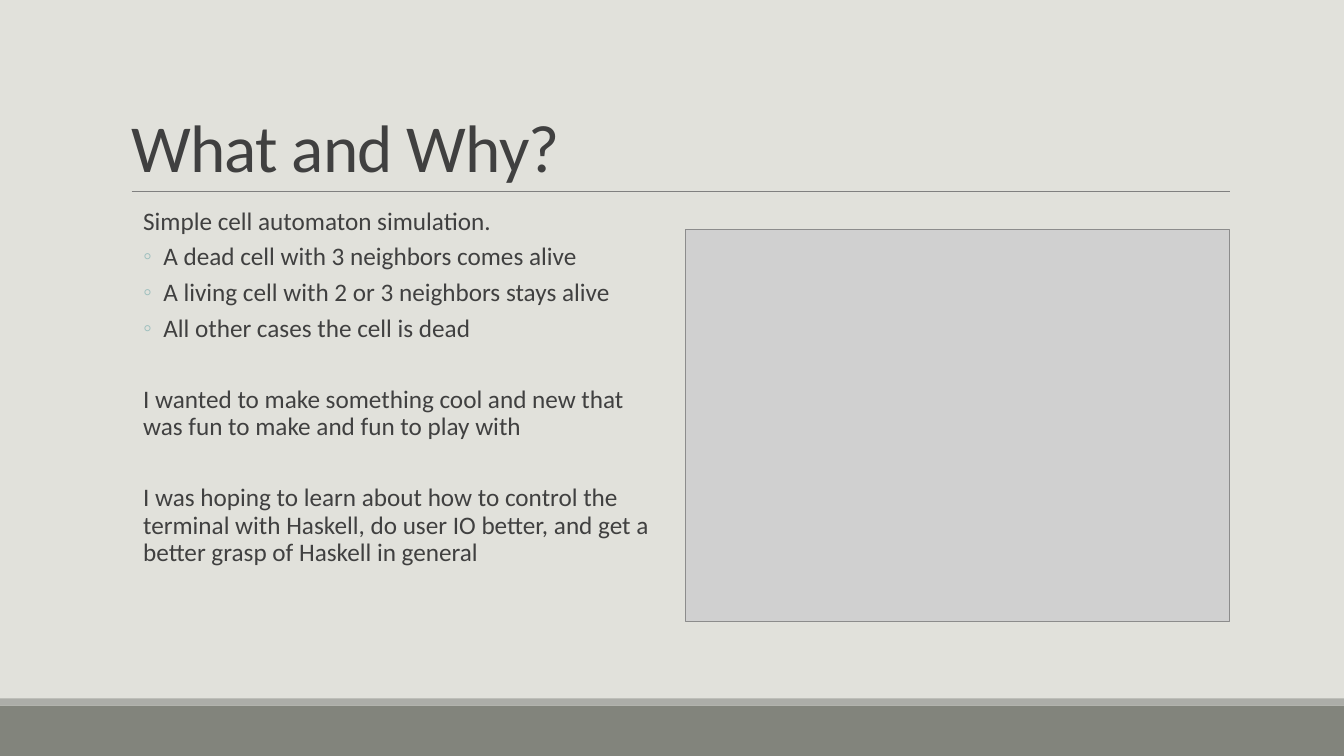
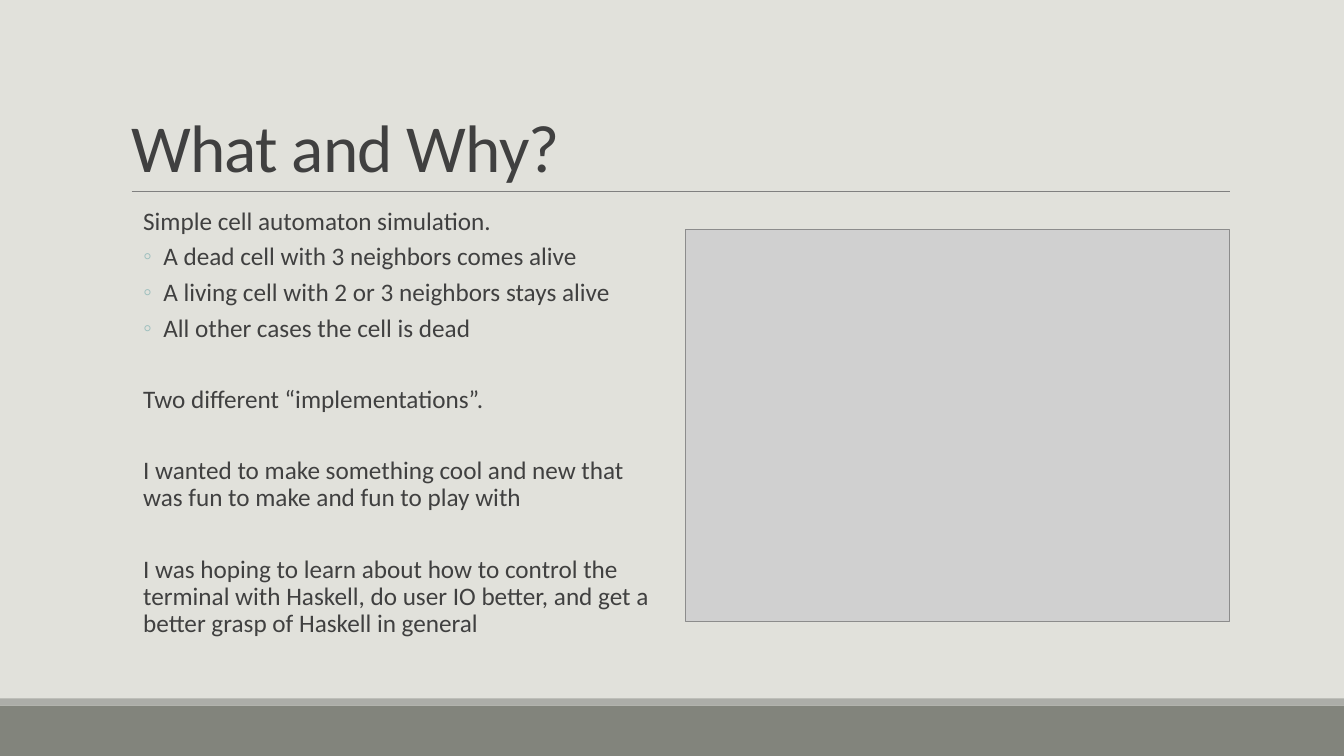
Before and after one commit to UltraSabreman/CS457, a slide deck: slide 2 of project/Conway’s Game of Life.pptx. Drawn at 1344x756 pixels with LibreOffice and Linux fonts; fonts in the diff are those of the drawing; grey boxes stand for pictures. Boxes give left, top, right and bottom in pixels: in the first picture for what was removed or moved away, otherwise in the second. Text is boxed around its words. In the diff, an @@ line names an element or a change of style, - is before the commit and + after.

```diff
--- a/project/Conway’s Game of Life.pptx
+++ b/project/Conway’s Game of Life.pptx
@@ text at (143, 390, 483, 412): paragraph added @@
+  Two different “implementations”.
```
Also in this commit, not shown: 1 other slide changed.
